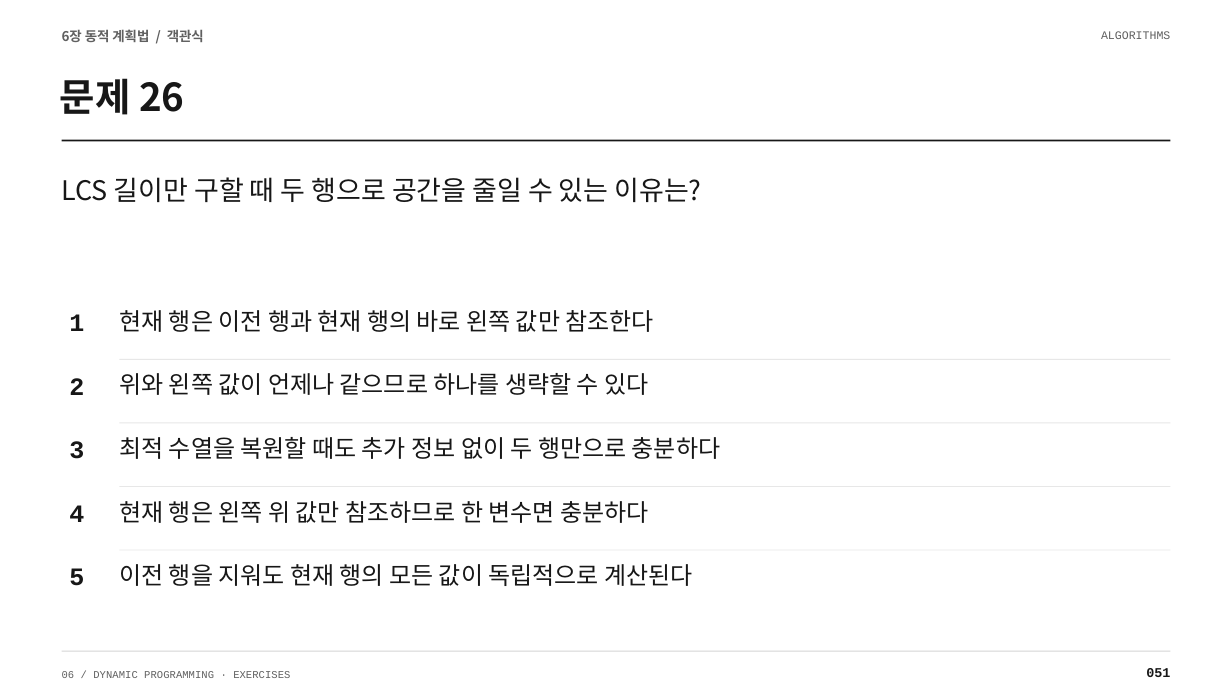
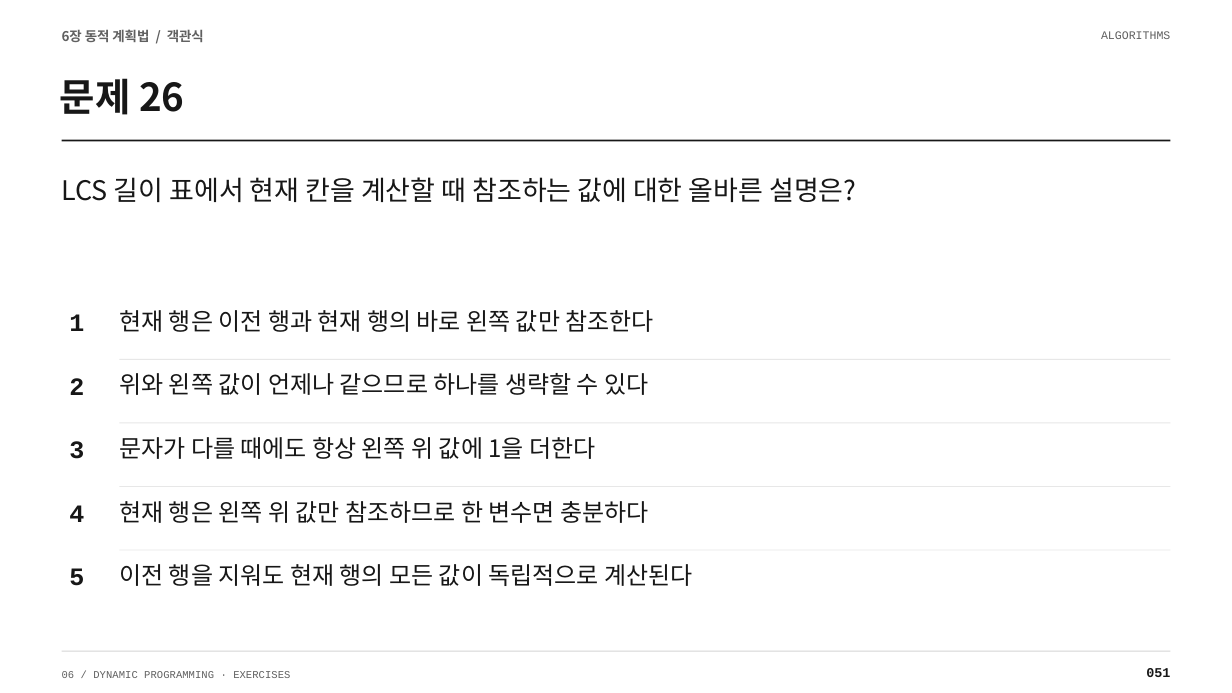
Before and after one commit to Sangdon-Park/Sangdon-Park.github.io, a slide deck: slide 51 of data/알고리즘/6장_연습문제_100문항_수업용.pptx. Drawn at 1232x693 pixels with LibreOffice and Linux fonts; fonts in the diff are those of the drawing. Boxes give left, top, right and bottom in pixels: in the first picture for what was removed or moved away, otherwise in the second. Text is boxed around its words. In the diff, an @@ line names an element or a change of style, - is before the commit and + after.

```diff
--- a/data/알고리즘/6장_연습문제_100문항_수업용.pptx
+++ b/data/알고리즘/6장_연습문제_100문항_수업용.pptx
@@ text at (62, 177, 856, 202): text changed @@
-LCS 길이만 구할 때 두 행으로 공간을 줄일 수 있는 이유는?
+LCS 길이 표에서 현재 칸을 계산할 때 참조하는 값에 대한 올바른 설명은?
@@ text at (119, 437, 595, 459): text changed @@
-최적 수열을 복원할 때도 추가 정보 없이 두 행만으로 충분하다
+문자가 다를 때에도 항상 왼쪽 위 값에 1을 더한다
```
Also in this commit, not shown: 34 other slides changed, 12 other files.
